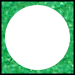
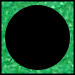
Two versions of the same layered image (75x75). Layer-by-layer changes:
added layer "black piece" above "white piece" over [5, 5, 70, 70]
hid "white piece" over [5, 5, 70, 70]
